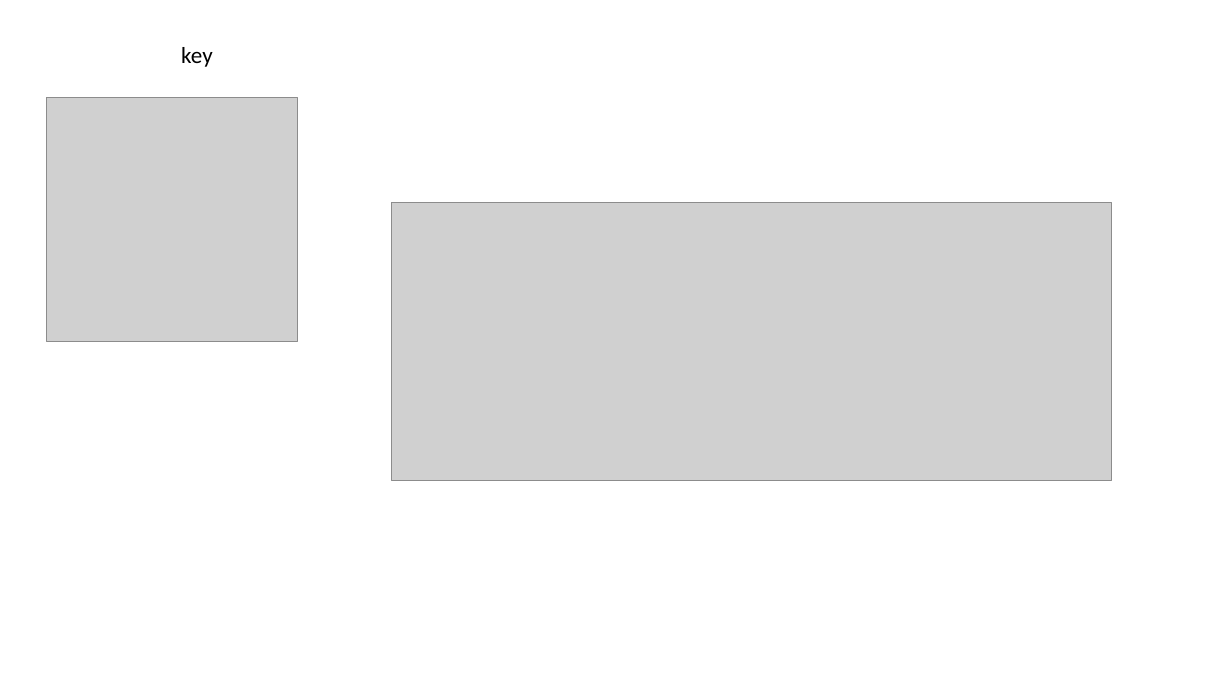
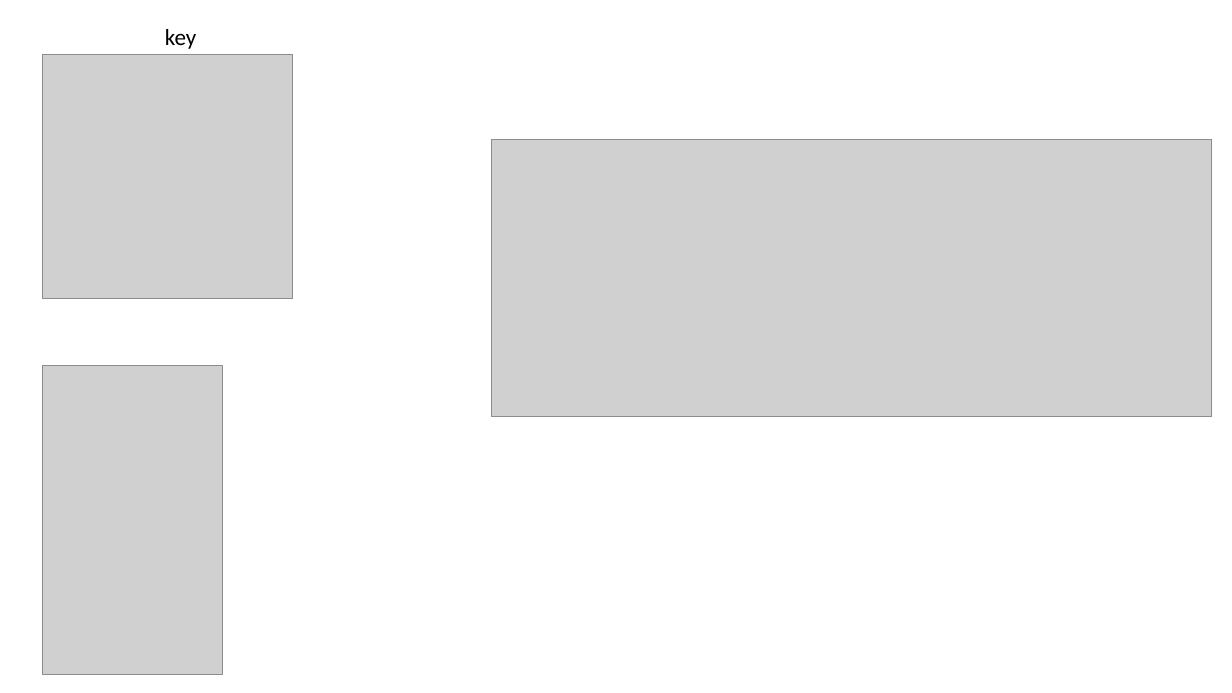
Before and after one commit to MOTRoundTables/ScenarioBank, a slide deck: slide 4 of doc/create_keys_system.pptx (slide 3 before the commit). Drawn at 1232x693 pixels with LibreOffice and Linux fonts; fonts in the diff are those of the drawing; grey boxes stand for pictures. Boxes give left, top, right and bottom in pixels: in the first picture for what was removed or moved away, otherwise in the second. Text is boxed around its words. In the diff, an @@ line names an element or a change of style, - is before the commit and + after.

```diff
--- a/doc/create_keys_system.pptx
+++ b/doc/create_keys_system.pptx
@@ text "key": place and size @@
-text "key" at bbox=[181, 47, 213, 67]
+text "key" at bbox=[165, 29, 197, 49]
@@ picture: place and size @@
-picture at bbox=[47, 98, 298, 342]
+picture at bbox=[43, 55, 293, 299]
@@ picture: place and size @@
-picture at bbox=[392, 202, 1112, 480]
+picture at bbox=[492, 140, 1212, 417]
@@ picture added at bbox=[43, 366, 223, 675] @@
```
Also in this commit, not shown: 2 other slides changed, 1 slide added, 47 other files.
